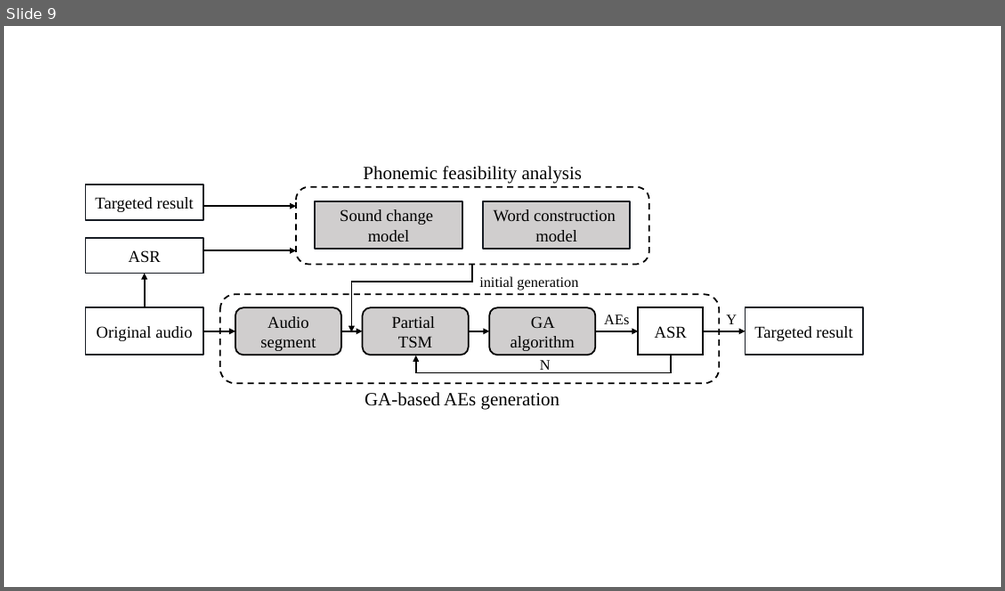
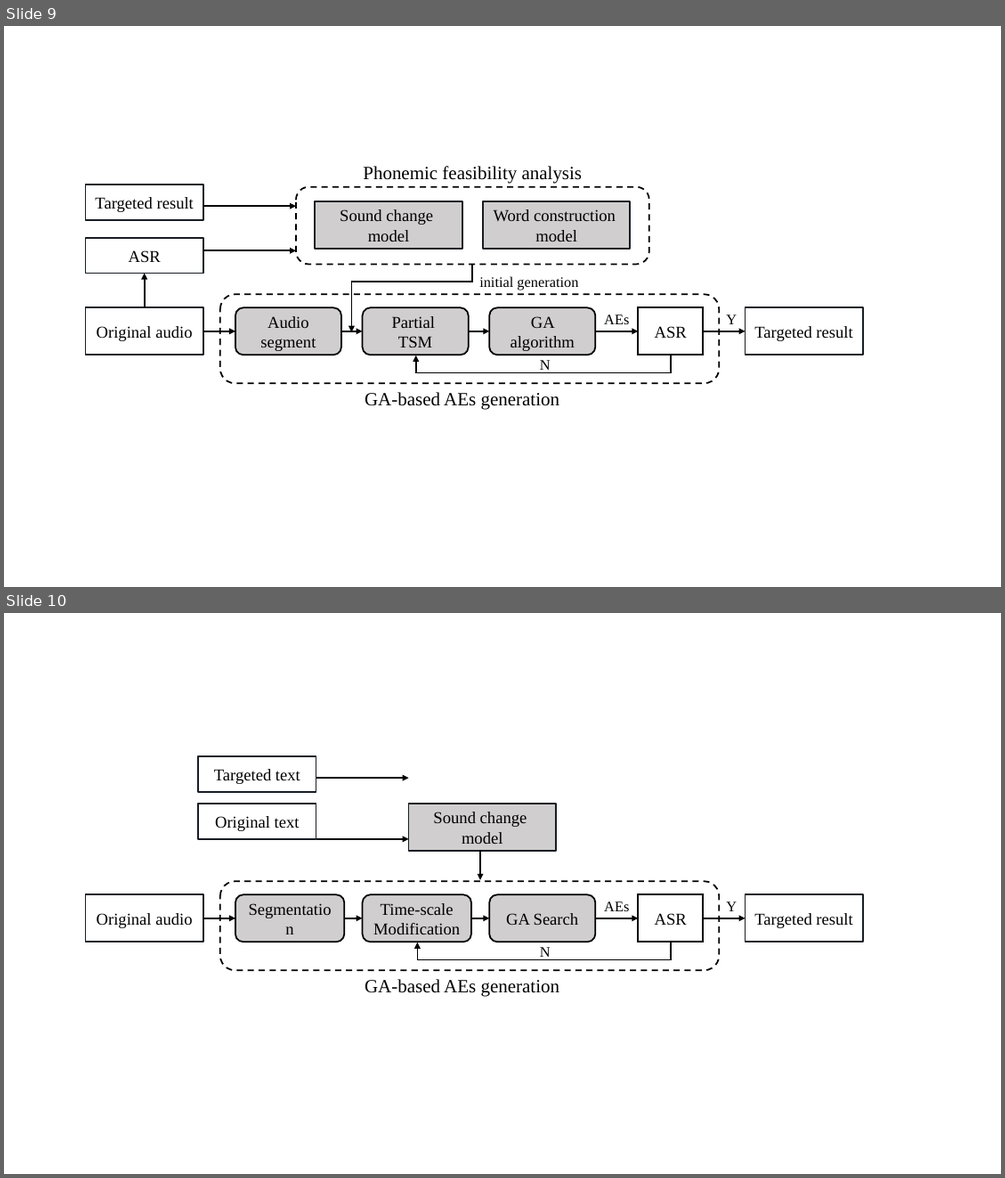
Before and after one commit to lchmoxing/audio_tsm_test, a slide deck: Figure/design/Design.pptx. Shown one above the other, each under a label of ours: slide 9 before the commit, slides 9 and 10 after it. The pictures are 1005x591 and 1005x1178 pixels, drawn with LibreOffice and Linux fonts; fonts in the diff are those of the drawing. Boxes give left, top, right and bottom in pixels: in the first picture for what was removed or moved away, otherwise in the second. Text is boxed around its words. In the diff, an @@ line names an element or a change of style, - is before the commit and + after.

```diff
--- a/Figure/design/Design.pptx
+++ b/Figure/design/Design.pptx
@@ slide 10 added at (4, 613, 1001, 1174), background #FFFFFF @@
@@ rectangle added at (198, 756, 316, 792), outline #181D24 1.5 pt, 16 pt, text #000000 @@
+Targeted text
@@ arrow added from (316, 778) to (409, 778), #000000 1.5 pt @@
@@ rectangle added at (198, 803, 316, 839), outline #181D24 1.5 pt, 16 pt, text #000000 @@
+Original text
@@ rectangle added at (409, 803, 556, 851), fill #D0CECE, outline #181D24 1.5 pt, 16 pt, text #000000 @@
+Sound change
+model
@@ arrow added from (316, 839) to (409, 839), #000000 1.5 pt @@
@@ arrow added from (480, 850) to (480, 880), #000000 1.5 pt @@
@@ rectangle added at (86, 895, 202, 942), outline #181D24 1.5 pt, 16 pt, text #000000 @@
+Original audio
@@ rounded rectangle added at (220, 882, 719, 971), outline #000000 1.5 pt dashed @@
@@ rounded rectangle added at (235, 895, 344, 942), fill #D0CECE, outline #000000 1.5 pt, 16 pt, text #000000 @@
+Segmentation
@@ rounded rectangle added at (362, 895, 471, 942), fill #D0CECE, outline #000000 1.5 pt, 16 pt, text #000000 @@
+Time-scale
+Modification
@@ rounded rectangle added at (489, 895, 596, 942), fill #D0CECE, outline #000000 1.5 pt, 16 pt, text #000000 @@
+GA Search
@@ text added at (604, 901, 629, 911), 14 pt, text #000000 @@
+AEs
@@ rounded rectangle added at (638, 895, 704, 942), fill #FFFFFF, outline #000000 1.5 pt, 16 pt, text #000000 @@
+ASR
@@ text added at (726, 901, 736, 911), 14 pt, text #000000 @@
+Y
@@ rectangle added at (745, 895, 863, 942), outline #181D24 1.5 pt, 16 pt, text #000000 @@
+Targeted result
@@ arrow added from (203, 918) to (235, 918), #000000 1.5 pt @@
@@ arrow added from (344, 918) to (362, 918), #000000 1.5 pt @@
@@ arrow added from (471, 918) to (489, 918), #000000 1.5 pt @@
@@ arrow added from (596, 918) to (638, 918), #000000 1.5 pt @@
@@ arrow added from (704, 918) to (745, 918), #000000 1.5 pt @@
@@ elbow arrow added from (671, 941) to (418, 942), #000000 1.5 pt @@
@@ text added at (540, 947, 550, 960), 14 pt, text #000000 @@
+N
@@ text added at (364, 979, 559, 997), 18 pt, text #000000 @@
+GA-based AEs generation
```
Also in this commit, not shown: 1 other slide added, 5 other files.
